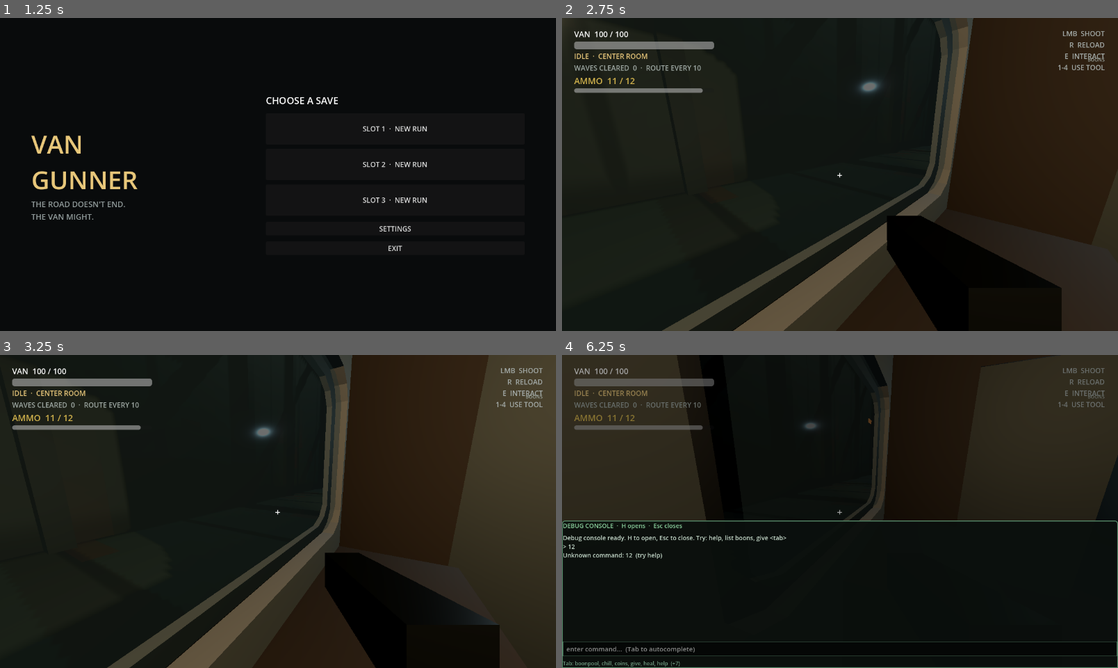
Above: before the commit, frames 1-4 (two rows, left to right).
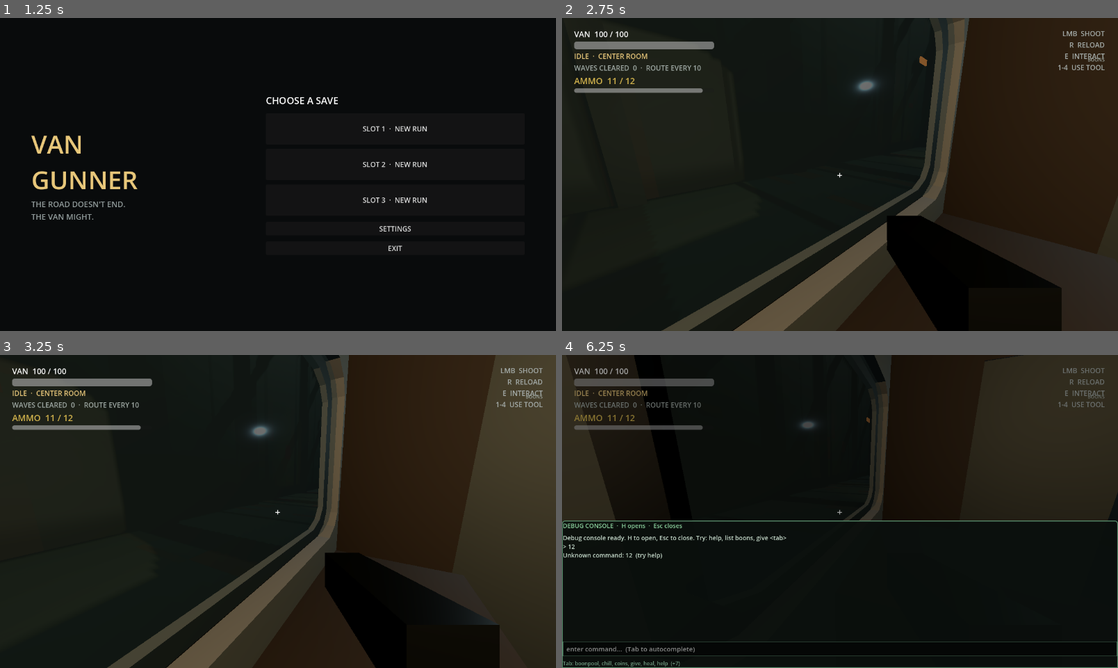
Above: after the commit, the same moments.

Repository: SebastianFreitas/van-gunner
Game: Godot game, scene res://scenes/boot/boot.tscn
Two runs of this game, one before a commit and one after it. Both use one fixed random seed, a clock stepped at 60 frames per second and the inputs below.
Inputs (mouse positions are in pixels of both pictures, inside the frame that each line leads up to):
- Up to frame 1 (1.25 s): tap Enter at 0.5 s; move the mouse to (400, 158) at 0.52 s; hold D (move_right) from 0.53 s (still down); hold E (interact) from 0.53 s (still down)
- Up to frame 2 (2.75 s): release D (move_right) at 1.25 s; release E (interact) at 1.25 s; click "SLOT 1 · NEW RUN" at 1.25 s; tap Space at 2 s; move the mouse to (812, 174) at 2.02 s; hold W (move_forward) from 2.03 s (still down); click (812, 174) at 2.1 s
- Up to frame 3 (3.25 s): keep holding W (move_forward); move the mouse to (289, 505) at 2.77 s; hold 1 (use_slot_1) from 2.78 s (still down)
- Up to frame 4 (6.25 s): move the mouse to (834, 517) at 3.52 s; release 1 (use_slot_1) at 3.53 s; tap 2 (use_slot_2) at 3.6 s; move the mouse to (878, 514) at 4.27 s; hold 3 (use_slot_3) 4.28-5 s; tap H (debug_console) at 4.9 s; release W (move_forward) at 5 s; click (840, 649) at 5.02 s; type "12" at 5.1 s; tap Enter at 5.75 s; move the mouse to (673, 464) at 5.77 s; hold A (move_left) from 5.78 s (still down); tap 4 (use_slot_4) at 5.85 s

Frame 1 is identical in both runs. In frame 2, 2.3% of the frame differs, in the area x 0-97%, y 0-100%; in frame 3, 2.1%; in frame 4, 5.5%, in the area x 8-100%, y 0-53%.

Commit message:
Keep the van always moving and auto-pick timed-out route/boon choices.
Co-authored-by: Cursor <cursoragent@cursor.com>

Diff:
--- a/scenes/van/van.tscn
+++ b/scenes/van/van.tscn
@@ -1230,7 +1230,7 @@
 
 [node name="Hint" type="Label" parent="HUD/RouteChoice/Layout" unique_id=1015664258]
 layout_mode = 2
-text = "The driver waits for your call."
+text = "Pick a turn — or the road picks for you."
 horizontal_alignment = 1
 
 [node name="Buttons" type="HBoxContainer" parent="HUD/RouteChoice/Layout" unique_id=439652936]
--- a/scripts/debug/debug_commands.gd
+++ b/scripts/debug/debug_commands.gd
@@ -122,7 +122,7 @@
 
 func _cmd_chill(_args: Array) -> String:
 	GameSession.set_chill_mode(true)
-	return "Chill mode ON — van frozen, encounters paused."
+	return "Chill mode ON — encounters paused, van keeps moving."
 
 
 func _cmd_unchill(_args: Array) -> String:
--- a/scripts/run/travel_controller.gd
+++ b/scripts/run/travel_controller.gd
@@ -106,9 +106,11 @@
 	if not _should_scroll():
 		_van_velocity = Vector3.ZERO
 		return
+
+	# Never park at the fork — if the player hasn't chosen, pick randomly in time to turn.
+	_maybe_auto_choose_route(delta)
+
 	var movement := travel_speed * delta
-	if _turn_state == TurnState.APPROACHING and _turn_direction == &"":
-		movement = minf(movement, maxf(0.0, _approach_stop_progress - van_follow.progress))
 	if movement <= 0.0:
 		_van_velocity = Vector3.ZERO
 		return
@@ -126,15 +128,28 @@
 
 
 func _should_scroll() -> bool:
-	if GameSession.chill_mode:
-		return false
+	# Chill pauses encounters only. IDLE scrolls too so a new game isn't parked
+	# while waiting for the cab-door knock to begin the run.
 	return GameSession.phase in [
+		GameSession.RunPhase.IDLE,
 		GameSession.RunPhase.TRAVELLING,
 		GameSession.RunPhase.COMBAT,
 		GameSession.RunPhase.REST,
 		GameSession.RunPhase.TURNING,
 		GameSession.RunPhase.ROUTE_CHOICE,
 	]
+
+
+func _maybe_auto_choose_route(delta: float) -> void:
+	if _turn_state != TurnState.APPROACHING or _turn_direction != &"":
+		return
+	if GameSession.phase != GameSession.RunPhase.ROUTE_CHOICE:
+		return
+	var remaining := _approach_stop_progress - van_follow.progress
+	if remaining > travel_speed * delta:
+		return
+	var direction: StringName = &"left" if _rng.randi() % 2 == 0 else &"right"
+	GameSession.choose_route(direction)
 
 
 func _spawn_segments_ahead() -> void:
--- a/scripts/ui/boon_choice_panel.gd
+++ b/scripts/ui/boon_choice_panel.gd
@@ -7,9 +7,12 @@
 
 const ACCENT := Color(0.91, 0.78, 0.48, 1.0)
 const MUTED := Color(0.62, 0.66, 0.64, 1.0)
+## Matches REST break length — if the player doesn't pick, one is chosen at random.
+const CHOICE_TIMEOUT_SECONDS := 10.0
 
 var _player: Node3D
 var _choices: Array[ItemDefinition] = []
+var _present_id := 0
 
 
 func _ready() -> void:
@@ -51,7 +54,7 @@
 	stack.add_child(title)
 
 	var hint := Label.new()
-	hint.text = "Pick one boon or tool for the rest of the run."
+	hint.text = "Pick one — or a random reward is taken when time's up."
 	hint.horizontal_alignment = HORIZONTAL_ALIGNMENT_CENTER
 	hint.add_theme_color_override(&"font_color", MUTED)
 	stack.add_child(hint)
@@ -66,14 +69,25 @@
 
 	show()
 	Input.mouse_mode = Input.MOUSE_MODE_VISIBLE
+	_present_id += 1
+	_arm_timeout(_present_id)
 
 
 func dismiss() -> void:
+	_present_id += 1
 	_choices.clear()
 	for child in get_children():
 		remove_child(child)
 		child.queue_free()
 	hide()
+
+
+func _arm_timeout(present_id: int) -> void:
+	await get_tree().create_timer(CHOICE_TIMEOUT_SECONDS).timeout
+	if present_id != _present_id or not visible or _choices.is_empty():
+		return
+	var item := _choices[randi() % _choices.size()]
+	_on_choice_pressed(item)
 
 
 func _make_choice_button(item: ItemDefinition) -> Button:
